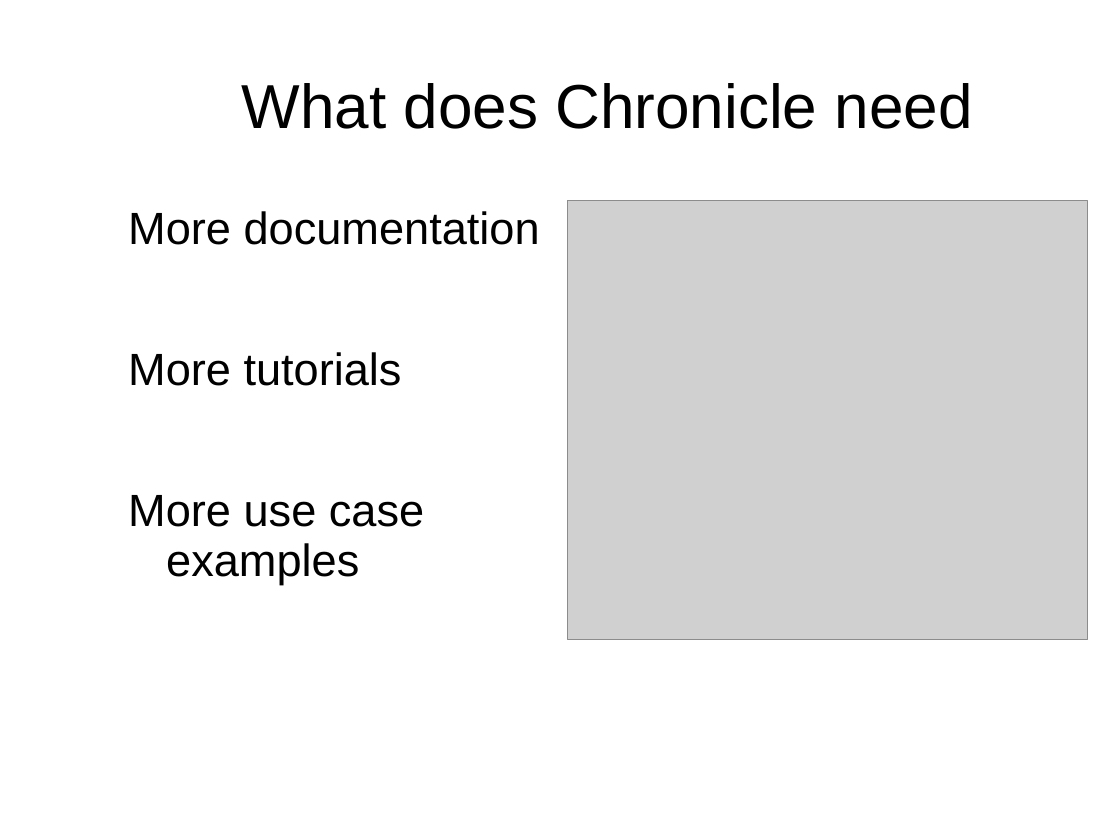
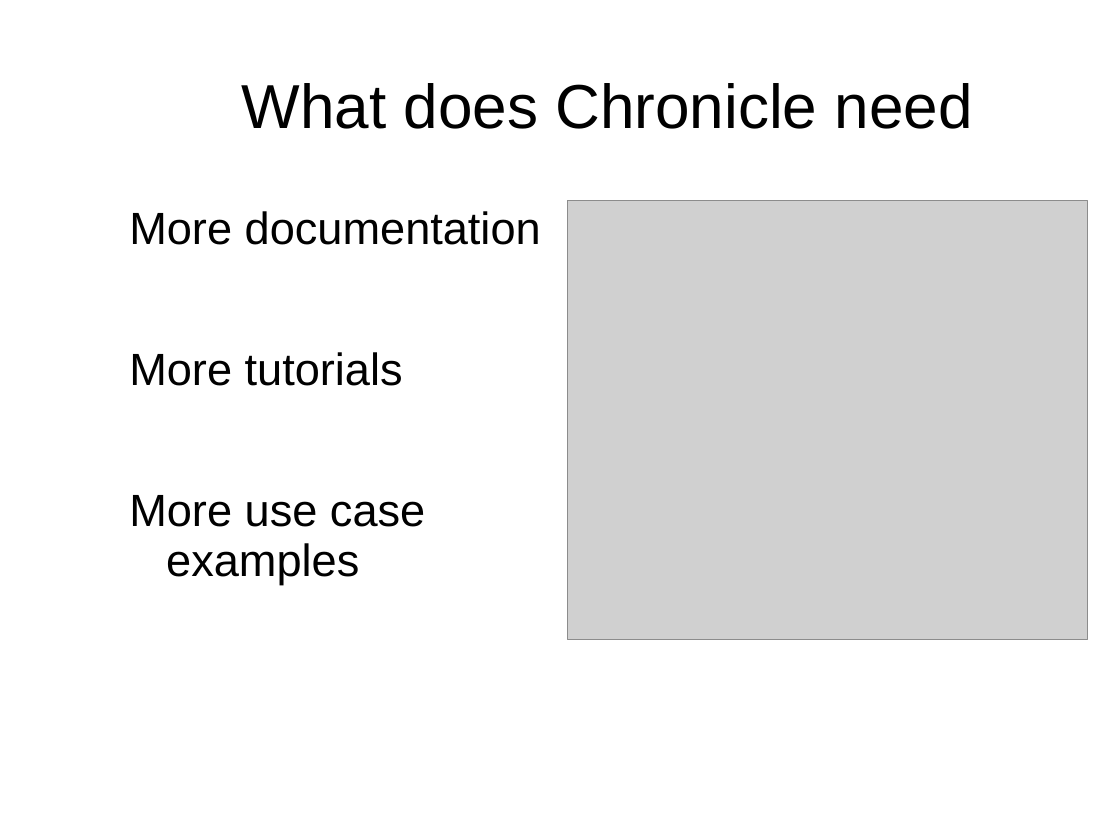
Before and after one commit to Vanilla-Java/Presentations, a slide deck: slide 22 of Introduction to Chronicle.ppt (slide 18 before the commit). Drawn at 1120x840 pixels with LibreOffice and Linux fonts; fonts in the diff are those of the drawing; grey boxes stand for pictures; background and template pictures are left out. Boxes give left, top, right and bottom in pixels: in the first picture for what was removed or moved away, otherwise in the second. Text is boxed around its words. In the diff, an @@ line names an element or a change of style, - is before the commit and + after.

```diff
--- a/Introduction to Chronicle.ppt
+++ b/Introduction to Chronicle.ppt
@@ text "More documentation" at <box>129,211,541,585</box>: indent changed @@
```
Also in this commit, not shown: 12 other slides changed, 5 slides added, 1 slide removed, 1 other file.
